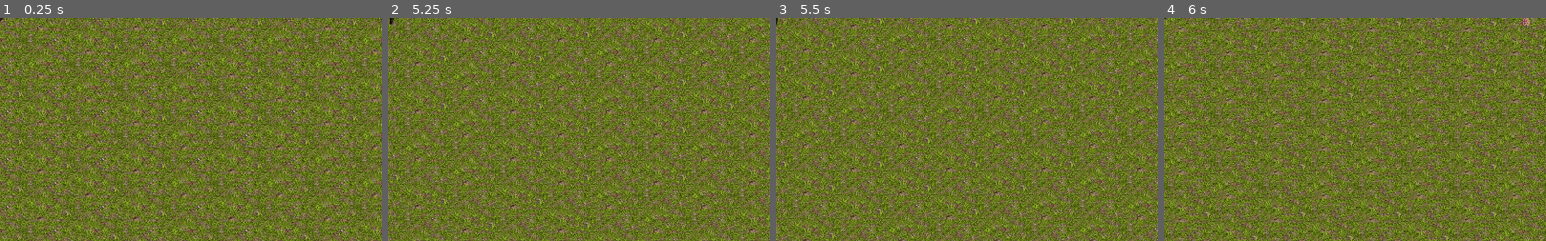
Above: before the commit, frames 1-4 (left to right).
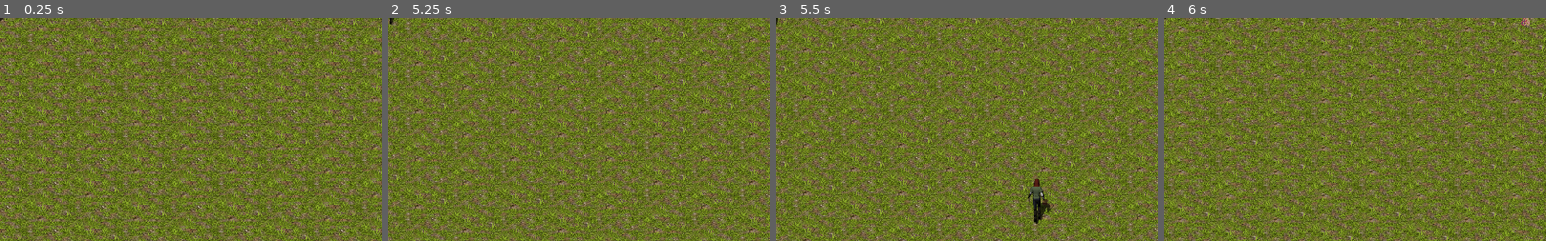
Above: after the commit, the same moments.

Repository: b-irsigler/komtur
Game: Godot game, scene res://WorldGenerator.tscn
Two runs of this game, one before a commit and one after it. Both use one fixed random seed, a clock stepped at 60 frames per second and the inputs below.
Inputs (mouse positions are % of the whole screen's width and height, from its top left):
- Up to frame 1 (0.25 s): no input
- Up to frame 2 (5.25 s): tap Enter at 0.5 s; move the mouse to (45, 70) at 0.52 s; hold Up (move_up) 0.53-2.03 s; tap - (decrease_animation_speed) at 0.6, 5.1 s; click (45, 70) at 0.77 s; move the mouse to (80, 65) at 1.27 s; tap [ (decrease_motion_speed) at 1.35 s; click (80, 65) at 1.52 s; move the mouse to (20, 35) at 2.02 s; hold Left (move_left) 2.03-3.53 s; tap = (increase_animation_speed) at 2.1 s; move the mouse to (55, 50) at 2.77 s; tap ] (increase_motion_speed) at 2.85 s; click (55, 50) at 3.02 s; move the mouse to (35, 25) at 3.52 s; hold Down (move_down) 3.53-4.28 s; hold N (new_world) 3.53-4.28 s; click (35, 25) at 3.77 s; move the mouse to (72, 45) at 4.27 s; hold Right (move_right) 4.28-5.03 s; tap R (run) at 4.35 s; click (72, 45) at 4.52 s; move the mouse to (30, 55) at 5.02 s; hold Up (move_up) from 5.03 s (still down)
- Up to frame 3 (5.5 s): keep holding Up (move_up)
- Up to frame 4 (6 s): move the mouse to (60, 28) at 5.77 s; release Up (move_up) at 5.78 s; hold Right (move_right) from 5.78 s (still down); tap [ (decrease_motion_speed) at 5.85 s
The pictures show only the part of the screen within x 50-100%, y 50-100%; the shares and areas given below are measured in that part.

Frames 1-2 are identical in both runs. In frame 3, 0.6% of the frame differs, in the area x 66-72%, y 72-93%; in frame 4, nothing differs.

Commit message:
tried fixing der gruene
Used files from PR, manually inserted into current main script

Diff:
--- a/game/WorldGenerator.gd
+++ b/game/WorldGenerator.gd
@@ -5,6 +5,7 @@
 onready var komtur = $Komtur
 onready var spinne = $Spinne
 onready var castle = $Castle
+onready var dergruene = $DerGruene
 
 export var width  = 200
 export var height  = 200
@@ -13,6 +14,7 @@
 var start_position_komtur = Vector2(width/2, height/2-5)
 var start_position_spinne = Vector2(width/2, height/2+10)
 var start_position_castle = Vector2(width/2-2, height/2-6)
+var start_position_dergruene = Vector2(rand_range(0,width), rand_range(0,height))
 
 
 var temperature = {}
@@ -70,6 +72,7 @@
 	komtur.position = tilemap.map_to_world(start_position_komtur)
 	spinne.position = tilemap.map_to_world(start_position_spinne)
 	castle.position = tilemap.map_to_world(start_position_castle)
+	dergruene.position = tilemap.map_to_world(start_position_dergruene)
 
 func set_tile(width, height):
 	for x in width:
--- a/game/WorldGenerator.tscn
+++ b/game/WorldGenerator.tscn
@@ -1,10 +1,11 @@
-[gd_scene load_steps=9 format=2]
+[gd_scene load_steps=10 format=2]
 
 [ext_resource path="res://WorldGenerator.gd" type="Script" id=1]
 [ext_resource path="res://resources/assets/floor/komtur_floortiles.tres" type="TileSet" id=2]
 [ext_resource path="res://scenes/tree_beech.tscn" type="PackedScene" id=3]
 [ext_resource path="res://scenes/christine.tscn" type="PackedScene" id=4]
 [ext_resource path="res://scenes/Komtur.tscn" type="PackedScene" id=5]
+[ext_resource path="res://scenes/DerGruene.tscn" type="PackedScene" id=6]
 [ext_resource path="res://scenes/Spinne.tscn" type="PackedScene" id=7]
 [ext_resource path="res://scenes/Castle.tscn" type="PackedScene" id=8]
 [ext_resource path="res://scenes/GUI.tscn" type="PackedScene" id=9]
@@ -39,6 +40,8 @@
 collision_layer = 5
 collision_mask = 5
 
+[node name="DerGruene" parent="." instance=ExtResource( 6 )]
+
 [connection signal="NewGame" from="GUI" to="." method="_on_GUI_NewGame"]
 [connection signal="NewGame" from="GUI" to="Christine" method="_on_GUI_NewGame"]
 [connection signal="BeechChopped" from="Christine" to="GUI" method="_on_Christine_BeechChopped"]
--- /dev/null
+++ b/game/scenes/DerGruene.gd
@@ -0,0 +1,40 @@
+extends KinematicBody2D
+
+const MOTION_SPEED = 160 # Pixels/second.
+const RUN_MULT = 10
+const max_return_counter = 10
+
+onready var world = get_parent()
+onready var animationPlayer = $AnimationPlayer
+onready var animationTree = $AnimationTree
+onready var timer = $Timer
+onready var animationState = animationTree.get("parameters/playback")
+
+var rng = RandomNumberGenerator.new()
+var current_state = State.IDLE
+var motion = Vector2(rng_direction(), rng_direction())
+
+func rng_direction():
+	return rng.randf() - .5
+enum State {IDLE, WALK, NEW_DIRECTION}
+
+func _physics_process(_delta):
+	match current_state:
+		State.IDLE:
+			animationState.travel("Idle")
+		State.WALK:
+			walk(motion)
+		State.NEW_DIRECTION:
+			motion = Vector2(rng_direction(), rng_direction())
+			current_state = State.WALK
+
+func walk(motion):
+	animationTree.set("parameters/Idle/blend_position", motion.normalized())
+	animationTree.set("parameters/Run/blend_position", motion.normalized())
+	animationState.travel("Run")
+	motion = motion.normalized() * MOTION_SPEED
+	move_and_slide(motion)
+
+func _on_Timer_timeout():
+	timer.wait_time = 1
+	current_state = rng.randi_range(0,State.size()-1)
--- /dev/null
+++ b/game/scenes/DerGruene.tscn
@@ -0,0 +1,605 @@
+[gd_scene load_steps=52 format=2]
+
+[ext_resource path="res://resources/assets/characters/derGruene.png" type="Texture" id=1]
+[ext_resource path="res://scenes/DerGruene.gd" type="Script" id=2]
+
+[sub_resource type="AnimationNodeAnimation" id=88]
+animation = "IdleLeft"
+
+[sub_resource type="AnimationNodeAnimation" id=28]
+animation = "IdleDown"
+
+[sub_resource type="AnimationNodeAnimation" id=29]
+animation = "IdleRight"
+
+[sub_resource type="AnimationNodeAnimation" id=30]
+animation = "IdleUp"
+
+[sub_resource type="AnimationNodeAnimation" id=31]
+animation = "IdleLeftDown"
+
+[sub_resource type="AnimationNodeAnimation" id=32]
+animation = "IdleRightDown"
+
+[sub_resource type="AnimationNodeAnimation" id=33]
+animation = "IdleLeftUp"
+
+[sub_resource type="AnimationNodeAnimation" id=34]
+animation = "IdleRightUp"
+
+[sub_resource type="AnimationNodeBlendSpace2D" id=15]
+blend_point_0/node = SubResource( 88 )
+blend_point_0/pos = Vector2( -0.5, 0 )
+blend_point_1/node = SubResource( 28 )
+blend_point_1/pos = Vector2( 0, 0.5 )
+blend_point_2/node = SubResource( 29 )
+blend_point_2/pos = Vector2( 0.5, 0 )
+blend_point_3/node = SubResource( 30 )
+blend_point_3/pos = Vector2( 0, -0.5 )
+blend_point_4/node = SubResource( 31 )
+blend_point_4/pos = Vector2( -1, 1 )
+blend_point_5/node = SubResource( 32 )
+blend_point_5/pos = Vector2( 1, 1 )
+blend_point_6/node = SubResource( 33 )
+blend_point_6/pos = Vector2( -1, -1 )
+blend_point_7/node = SubResource( 34 )
+blend_point_7/pos = Vector2( 1, -1 )
+blend_mode = 1
+
+[sub_resource type="AnimationNodeAnimation" id=35]
+animation = "RunLeft"
+
+[sub_resource type="AnimationNodeAnimation" id=36]
+animation = "RunDown"
+
+[sub_resource type="AnimationNodeAnimation" id=37]
+animation = "RunRight"
+
+[sub_resource type="AnimationNodeAnimation" id=38]
+animation = "RunUp"
+
+[sub_resource type="AnimationNodeAnimation" id=39]
+animation = "RunLeftDown"
+
+[sub_resource type="AnimationNodeAnimation" id=40]
+animation = "RunRightDown"
+
+[sub_resource type="AnimationNodeAnimation" id=41]
+animation = "RunRightUp"
+
+[sub_resource type="AnimationNodeAnimation" id=42]
+animation = "RunLeftUp"
+
+[sub_resource type="AnimationNodeBlendSpace2D" id=20]
+blend_point_0/node = SubResource( 35 )
+blend_point_0/pos = Vector2( -0.5, 0 )
+blend_point_1/node = SubResource( 36 )
+blend_point_1/pos = Vector2( 0, 0.4 )
+blend_point_2/node = SubResource( 37 )
+blend_point_2/pos = Vector2( 0.5, 0 )
+blend_point_3/node = SubResource( 38 )
+blend_point_3/pos = Vector2( 0, -0.4 )
+blend_point_4/node = SubResource( 39 )
+blend_point_4/pos = Vector2( -1, 0.9 )
+blend_point_5/node = SubResource( 40 )
+blend_point_5/pos = Vector2( 1, 0.9 )
+blend_point_6/node = SubResource( 41 )
+blend_point_6/pos = Vector2( 1, -0.9 )
+blend_point_7/node = SubResource( 42 )
+blend_point_7/pos = Vector2( -1, -0.9 )
+blend_mode = 1
+
+[sub_resource type="AnimationNodeBlendSpace2D" id=26]
+
+[sub_resource type="AnimationNodeStateMachineTransition" id=23]
+
+[sub_resource type="AnimationNodeStateMachineTransition" id=24]
+
+[sub_resource type="AnimationNodeStateMachine" id=43]
+states/Idle/node = SubResource( 15 )
+states/Idle/position = Vector2( 260, 85 )
+states/Run/node = SubResource( 20 )
+states/Run/position = Vector2( 466, 98 )
+states/stop/node = SubResource( 26 )
+states/stop/position = Vector2( 664.333, 98.1111 )
+transitions = [ "Idle", "Run", SubResource( 23 ), "Run", "Idle", SubResource( 24 ) ]
+start_node = "Idle"
+
+[sub_resource type="AnimationNodeStateMachinePlayback" id=44]
+
+[sub_resource type="Animation" id=45]
+resource_name = "ChopDown"
+length = 0.6
+loop = true
+tracks/0/type = "value"
+tracks/0/path = NodePath("Sprite:frame_coords")
+tracks/0/interp = 1
+tracks/0/loop_wrap = true
+tracks/0/imported = false
+tracks/0/enabled = true
+tracks/0/keys = {
+"times": PoolRealArray( 0, 0.1, 0.2, 0.3, 0.4, 0.5 ),
+"transitions": PoolRealArray( 1, 1, 1, 1, 1, 1 ),
+"update": 1,
+"values": [ Vector2( 12, 6 ), Vector2( 13, 6 ), Vector2( 14, 6 ), Vector2( 15, 6 ), Vector2( 16, 6 ), Vector2( 17, 6 ) ]
+}
+
+[sub_resource type="Animation" id=46]
+resource_name = "ChopLeft"
+length = 0.6
+loop = true
+tracks/0/type = "value"
+tracks/0/path = NodePath("Sprite:frame_coords")
+tracks/0/interp = 1
+tracks/0/loop_wrap = true
+tracks/0/imported = false
+tracks/0/enabled = true
+tracks/0/keys = {
+"times": PoolRealArray( 0, 0.1, 0.2, 0.3, 0.4, 0.5 ),
+"transitions": PoolRealArray( 1, 1, 1, 1, 1, 1 ),
+"update": 1,
+"values": [ Vector2( 12, 0 ), Vector2( 13, 0 ), Vector2( 14, 0 ), Vector2( 15, 0 ), Vector2( 16, 0 ), Vector2( 17, 0 ) ]
+}
+
+[sub_resource type="Animation" id=47]
+resource_name = "ChopLeftDown"
+length = 0.6
+loop = true
+tracks/0/type = "value"
+tracks/0/path = NodePath("Sprite:frame_coords")
+tracks/0/interp = 1
+tracks/0/loop_wrap = true
+tracks/0/imported = false
+tracks/0/enabled = true
+tracks/0/keys = {
+"times": PoolRealArray( 0, 0.1, 0.2, 0.3, 0.4, 0.5 ),
+"transitions": PoolRealArray( 1, 1, 1, 1, 1, 1 ),
+"update": 1,
+"values": [ Vector2( 12, 7 ), Vector2( 13, 7 ), Vector2( 14, 7 ), Vector2( 15, 7 ), Vector2( 16, 7 ), Vector2( 17, 7 ) ]
+}
+
+[sub_resource type="Animation" id=48]
+resource_name = "ChopLeftUp"
+length = 0.6
+loop = true
+tracks/0/type = "value"
+tracks/0/path = NodePath("Sprite:frame_coords")
+tracks/0/interp = 1
+tracks/0/loop_wrap = true
+tracks/0/imported = false
+tracks/0/enabled = true
+tracks/0/keys = {
+"times": PoolRealArray( 0, 0.1, 0.2, 0.3, 0.4, 0.5 ),
+"transitions": PoolRealArray( 1, 1, 1, 1, 1, 1 ),
+"update": 1,
+"values": [ Vector2( 13, 1 ), Vector2( 14, 1 ), Vector2( 15, 1 ), Vector2( 16, 1 ), Vector2( 17, 1 ), Vector2( 18, 1 ) ]
+}
+
+[sub_resource type="Animation" id=49]
+resource_name = "ChopRight"
+length = 0.6
+loop = true
+tracks/0/type = "value"
+tracks/0/path = NodePath("Sprite:frame_coords")
+tracks/0/interp = 1
+tracks/0/loop_wrap = true
+tracks/0/imported = false
+tracks/0/enabled = true
+tracks/0/keys = {
+"times": PoolRealArray( 0, 0.1, 0.2, 0.3, 0.4, 0.5 ),
+"transitions": PoolRealArray( 1, 1, 1, 1, 1, 1 ),
+"update": 1,
+"values": [ Vector2( 13, 4 ), Vector2( 14, 4 ), Vector2( 15, 4 ), Vector2( 16, 4 ), Vector2( 17, 4 ), Vector2( 18, 4 ) ]
+}
+
+[sub_resource type="Animation" id=50]
+resource_name = "ChopRightDown"
+length = 0.6
+loop = true
+tracks/0/type = "value"
+tracks/0/path = NodePath("Sprite:frame_coords")
+tracks/0/interp = 1
+tracks/0/loop_wrap = true
+tracks/0/imported = false
+tracks/0/enabled = true
+tracks/0/keys = {
+"times": PoolRealArray( 0, 0.1, 0.2, 0.3, 0.4, 0.5 ),
+"transitions": PoolRealArray( 1, 1, 1, 1, 1, 1 ),
+"update": 1,
+"values": [ Vector2( 12, 5 ), Vector2( 13, 5 ), Vector2( 14, 5 ), Vector2( 15, 5 ), Vector2( 16, 5 ), Vector2( 17, 5 ) ]
+}
+
+[sub_resource type="Animation" id=51]
+resource_name = "ChopRightUp"
+length = 0.6
+loop = true
+tracks/0/type = "value"
+tracks/0/path = NodePath("Sprite:frame_coords")
+tracks/0/interp = 1
+tracks/0/loop_wrap = true
+tracks/0/imported = false
+tracks/0/enabled = true
+tracks/0/keys = {
+"times": PoolRealArray( 0, 0.1, 0.2, 0.3, 0.4, 0.5 ),
+"transitions": PoolRealArray( 1, 1, 1, 1, 1, 1 ),
+"update": 1,
+"values": [ Vector2( 13, 3 ), Vector2( 14, 3 ), Vector2( 15, 3 ), Vector2( 16, 3 ), Vector2( 17, 3 ), Vector2( 18, 3 ) ]
+}
+
+[sub_resource type="Animation" id=52]
+resource_name = "ChopUp"
+length = 0.6
+loop = true
+tracks/0/type = "value"
+tracks/0/path = NodePath("Sprite:frame_coords")
+tracks/0/interp = 1
+tracks/0/loop_wrap = true
+tracks/0/imported = false
+tracks/0/enabled = true
+tracks/0/keys = {
+"times": PoolRealArray( 0, 0.1, 0.2, 0.3, 0.4, 0.5 ),
+"transitions": PoolRealArray( 1, 1, 1, 1, 1, 1 ),
+"update": 1,
+"values": [ Vector2( 13, 2 ), Vector2( 14, 2 ), Vector2( 15, 2 ), Vector2( 16, 2 ), Vector2( 17, 2 ), Vector2( 18, 2 ) ]
+}
+
+[sub_resource type="Animation" id=53]
+resource_name = "IdleDown"
+length = 0.6
+loop = true
+tracks/0/type = "value"
+tracks/0/path = NodePath("Sprite:frame_coords")
+tracks/0/interp = 1
+tracks/0/loop_wrap = true
+tracks/0/imported = false
+tracks/0/enabled = true
+tracks/0/keys = {
+"times": PoolRealArray( 0, 0.1, 0.2, 0.3, 0.4, 0.5 ),
+"transitions": PoolRealArray( 1, 1, 1, 1, 1, 1 ),
+"update": 1,
+"values": [ Vector2( 0, 6 ), Vector2( 1, 6 ), Vector2( 2, 6 ), Vector2( 3, 6 ), Vector2( 2, 6 ), Vector2( 1, 6 ) ]
+}
+
+[sub_resource type="Animation" id=54]
+resource_name = "IdleLeft"
+length = 0.6
+loop = true
+tracks/0/type = "value"
+tracks/0/path = NodePath("Sprite:frame_coords")
+tracks/0/interp = 1
+tracks/0/loop_wrap = true
+tracks/0/imported = false
+tracks/0/enabled = true
+tracks/0/keys = {
+"times": PoolRealArray( 0, 0.1, 0.2, 0.3, 0.4, 0.5 ),
+"transitions": PoolRealArray( 1, 1, 1, 1, 1, 1 ),
+"update": 1,
+"values": [ Vector2( 0, 0 ), Vector2( 1, 0 ), Vector2( 2, 0 ), Vector2( 3, 0 ), Vector2( 2, 0 ), Vector2( 1, 0 ) ]
+}
+
+[sub_resource type="Animation" id=55]
+resource_name = "IdleLeftDown"
+length = 0.6
+loop = true
+step = 0.2
+tracks/0/type = "value"
+tracks/0/path = NodePath("Sprite:frame_coords")
+tracks/0/interp = 1
+tracks/0/loop_wrap = true
+tracks/0/imported = false
+tracks/0/enabled = true
+tracks/0/keys = {
+"times": PoolRealArray( 0, 0.1, 0.2, 0.3, 0.4, 0.5 ),
+"transitions": PoolRealArray( 1, 1, 1, 1, 1, 1 ),
+"update": 1,
+"values": [ Vector2( 0, 7 ), Vector2( 1, 7 ), Vector2( 2, 7 ), Vector2( 3, 7 ), Vector2( 2, 7 ), Vector2( 1, 7 ) ]
+}
+
+[sub_resource type="Animation" id=56]
+resource_name = "IdleLeftUp"
+length = 0.6
+loop = true
+tracks/0/type = "value"
+tracks/0/path = NodePath("Sprite:frame_coords")
+tracks/0/interp = 1
+tracks/0/loop_wrap = true
+tracks/0/imported = false
+tracks/0/enabled = true
+tracks/0/keys = {
+"times": PoolRealArray( 0, 0.1, 0.2, 0.3, 0.4, 0.5 ),
+"transitions": PoolRealArray( 1, 1, 1, 1, 1, 1 ),
+"update": 1,
+"values": [ Vector2( 0, 1 ), Vector2( 1, 1 ), Vector2( 2, 1 ), Vector2( 3, 1 ), Vector2( 2, 1 ), Vector2( 1, 1 ) ]
+}
+
+[sub_resource type="Animation" id=57]
+resource_name = "IdleRight"
+length = 0.6
+loop = true
+tracks/0/type = "value"
+tracks/0/path = NodePath("Sprite:frame_coords")
+tracks/0/interp = 1
+tracks/0/loop_wrap = true
+tracks/0/imported = false
+tracks/0/enabled = true
+tracks/0/keys = {
+"times": PoolRealArray( 0, 0.1, 0.2, 0.3, 0.4, 0.5 ),
+"transitions": PoolRealArray( 1, 1, 1, 1, 1, 1 ),
+"update": 1,
+"values": [ Vector2( 0, 4 ), Vector2( 1, 4 ), Vector2( 2, 4 ), Vector2( 3, 4 ), Vector2( 2, 4 ), Vector2( 1, 4 ) ]
+}
+
+[sub_resource type="Animation" id=58]
+resource_name = "IdleRightDown"
+length = 0.6
+loop = true
+tracks/0/type = "value"
+tracks/0/path = NodePath("Sprite:frame_coords")
+tracks/0/interp = 1
+tracks/0/loop_wrap = true
+tracks/0/imported = false
+tracks/0/enabled = true
+tracks/0/keys = {
+"times": PoolRealArray( 0, 0.1, 0.2, 0.3, 0.4, 0.5 ),
+"transitions": PoolRealArray( 1, 1, 1, 1, 1, 1 ),
+"update": 1,
+"values": [ Vector2( 0, 5 ), Vector2( 1, 5 ), Vector2( 2, 5 ), Vector2( 3, 5 ), Vector2( 2, 5 ), Vector2( 1, 5 ) ]
+}
+
+[sub_resource type="Animation" id=59]
+resource_name = "IdleRightUp"
+length = 0.6
+loop = true
+tracks/0/type = "value"
+tracks/0/path = NodePath("Sprite:frame_coords")
+tracks/0/interp = 1
+tracks/0/loop_wrap = true
+tracks/0/imported = false
+tracks/0/enabled = true
+tracks/0/keys = {
+"times": PoolRealArray( 0, 0.1, 0.2, 0.3, 0.4, 0.5 ),
+"transitions": PoolRealArray( 1, 1, 1, 1, 1, 1 ),
+"update": 1,
+"values": [ Vector2( 0, 3 ), Vector2( 1, 3 ), Vector2( 2, 3 ), Vector2( 3, 3 ), Vector2( 2, 3 ), Vector2( 1, 3 ) ]
+}
+
+[sub_resource type="Animation" id=60]
+resource_name = "IdleUp"
+length = 0.6
+loop = true
+tracks/0/type = "value"
+tracks/0/path = NodePath("Sprite:frame_coords")
+tracks/0/interp = 1
+tracks/0/loop_wrap = true
+tracks/0/imported = false
+tracks/0/enabled = true
+tracks/0/keys = {
+"times": PoolRealArray( 0, 0.1, 0.2, 0.3, 0.4, 0.5 ),
+"transitions": PoolRealArray( 1, 1, 1, 1, 1, 1 ),
+"update": 1,
+"values": [ Vector2( 0, 2 ), Vector2( 1, 2 ), Vector2( 2, 2 ), Vector2( 3, 2 ), Vector2( 2, 2 ), Vector2( 1, 2 ) ]
+}
+
+[sub_resource type="Animation" id=61]
+length = 0.001
+tracks/0/type = "value"
+tracks/0/path = NodePath("Sprite:frame")
+tracks/0/interp = 1
+tracks/0/loop_wrap = true
+tracks/0/imported = false
+tracks/0/enabled = true
+tracks/0/keys = {
+"times": PoolRealArray( 0 ),
+"transitions": PoolRealArray( 1 ),
+"update": 0,
+"values": [ 1 ]
+}
+tracks/1/type = "value"
+tracks/1/path = NodePath("Sprite:frame_coords")
+tracks/1/interp = 1
+tracks/1/loop_wrap = true
+tracks/1/imported = false
+tracks/1/enabled = true
+tracks/1/keys = {
+"times": PoolRealArray( 0 ),
+"transitions": PoolRealArray( 1 ),
+"update": 0,
+"values": [ Vector2( 5, 1 ) ]
+}
+
+[sub_resource type="Animation" id=62]
+resource_name = "RunDown"
+length = 0.8
+loop = true
+tracks/0/type = "value"
+tracks/0/path = NodePath("Sprite:frame_coords")
+tracks/0/interp = 1
+tracks/0/loop_wrap = true
+tracks/0/imported = false
+tracks/0/enabled = true
+tracks/0/keys = {
+"times": PoolRealArray( 0, 0.1, 0.2, 0.3, 0.4, 0.5, 0.6, 0.7 ),
+"transitions": PoolRealArray( 1, 1, 1, 1, 1, 1, 1, 1 ),
+"update": 1,
+"values": [ Vector2( 4, 6 ), Vector2( 5, 6 ), Vector2( 6, 6 ), Vector2( 7, 6 ), Vector2( 8, 6 ), Vector2( 9, 6 ), Vector2( 10, 6 ), Vector2( 11, 6 ) ]
+}
+
+[sub_resource type="Animation" id=63]
+resource_name = "RunLeft"
+length = 0.8
+loop = true
+tracks/0/type = "value"
+tracks/0/path = NodePath("Sprite:frame_coords")
+tracks/0/interp = 1
+tracks/0/loop_wrap = true
+tracks/0/imported = false
+tracks/0/enabled = true
+tracks/0/keys = {
+"times": PoolRealArray( 0, 0.1, 0.2, 0.3, 0.4, 0.5, 0.6, 0.7 ),
+"transitions": PoolRealArray( 1, 1, 1, 1, 1, 1, 1, 1 ),
+"update": 1,
+"values": [ Vector2( 4, 0 ), Vector2( 5, 0 ), Vector2( 6, 0 ), Vector2( 7, 0 ), Vector2( 8, 0 ), Vector2( 9, 0 ), Vector2( 10, 0 ), Vector2( 11, 0 ) ]
+}
+
+[sub_resource type="Animation" id=64]
+resource_name = "RunLeftDown"
+length = 0.8
+loop = true
+tracks/0/type = "value"
+tracks/0/path = NodePath("Sprite:frame_coords")
+tracks/0/interp = 1
+tracks/0/loop_wrap = true
+tracks/0/imported = false
+tracks/0/enabled = true
+tracks/0/keys = {
+"times": PoolRealArray( 0, 0.1, 0.2, 0.3, 0.4, 0.5, 0.6, 0.7 ),
+"transitions": PoolRealArray( 1, 1, 1, 1, 1, 1, 1, 1 ),
+"update": 1,
+"values": [ Vector2( 4, 7 ), Vector2( 5, 7 ), Vector2( 6, 7 ), Vector2( 7, 7 ), Vector2( 8, 7 ), Vector2( 9, 7 ), Vector2( 10, 7 ), Vector2( 11, 7 ) ]
+}
+
+[sub_resource type="Animation" id=65]
+resource_name = "RunLeftUp"
+length = 0.8
+loop = true
+tracks/0/type = "value"
+tracks/0/path = NodePath("Sprite:frame_coords")
+tracks/0/interp = 1
+tracks/0/loop_wrap = true
+tracks/0/imported = false
+tracks/0/enabled = true
+tracks/0/keys = {
+"times": PoolRealArray( 0, 0.1, 0.2, 0.3, 0.4, 0.5, 0.6, 0.7 ),
+"transitions": PoolRealArray( 1, 1, 1, 1, 1, 1, 1, 1 ),
+"update": 1,
+"values": [ Vector2( 4, 1 ), Vector2( 5, 1 ), Vector2( 6, 1 ), Vector2( 7, 1 ), Vector2( 8, 1 ), Vector2( 9, 1 ), Vector2( 10, 1 ), Vector2( 11, 1 ) ]
+}
+
+[sub_resource type="Animation" id=66]
+resource_name = "RunRight"
+length = 0.8
+loop = true
+tracks/0/type = "value"
+tracks/0/path = NodePath("Sprite:frame_coords")
+tracks/0/interp = 1
+tracks/0/loop_wrap = true
+tracks/0/imported = false
+tracks/0/enabled = true
+tracks/0/keys = {
+"times": PoolRealArray( 0, 0.1, 0.2, 0.3, 0.4, 0.5, 0.6, 0.7 ),
+"transitions": PoolRealArray( 1, 1, 1, 1, 1, 1, 1, 1 ),
+"update": 1,
+"values": [ Vector2( 4, 4 ), Vector2( 5, 4 ), Vector2( 6, 4 ), Vector2( 7, 4 ), Vector2( 8, 4 ), Vector2( 9, 4 ), Vector2( 10, 4 ), Vector2( 11, 4 ) ]
+}
+
+[sub_resource type="Animation" id=67]
+resource_name = "RunRightDown"
+length = 0.8
+loop = true
+tracks/0/type = "value"
+tracks/0/path = NodePath("Sprite:frame_coords")
+tracks/0/interp = 1
+tracks/0/loop_wrap = true
+tracks/0/imported = false
+tracks/0/enabled = true
+tracks/0/keys = {
+"times": PoolRealArray( 0, 0.1, 0.2, 0.3, 0.4, 0.5, 0.6, 0.7 ),
+"transitions": PoolRealArray( 1, 1, 1, 1, 1, 1, 1, 1 ),
+"update": 1,
+"values": [ Vector2( 4, 5 ), Vector2( 5, 5 ), Vector2( 6, 5 ), Vector2( 7, 5 ), Vector2( 8, 5 ), Vector2( 9, 5 ), Vector2( 10, 5 ), Vector2( 11, 5 ) ]
+}
+
+[sub_resource type="Animation" id=68]
+resource_name = "RunRightUp"
+length = 0.8
+loop = true
+tracks/0/type = "value"
+tracks/0/path = NodePath("Sprite:frame_coords")
+tracks/0/interp = 1
+tracks/0/loop_wrap = true
+tracks/0/imported = false
+tracks/0/enabled = true
+tracks/0/keys = {
+"times": PoolRealArray( 0, 0.1, 0.2, 0.3, 0.4, 0.5, 0.6, 0.7 ),
+"transitions": PoolRealArray( 1, 1, 1, 1, 1, 1, 1, 1 ),
+"update": 1,
+"values": [ Vector2( 4, 3 ), Vector2( 5, 3 ), Vector2( 6, 3 ), Vector2( 7, 3 ), Vector2( 8, 3 ), Vector2( 9, 3 ), Vector2( 10, 3 ), Vector2( 11, 3 ) ]
+}
+
+[sub_resource type="Animation" id=69]
+resource_name = "RunUp"
+length = 0.8
+loop = true
+tracks/0/type = "value"
+tracks/0/path = NodePath("Sprite:frame_coords")
+tracks/0/interp = 1
+tracks/0/loop_wrap = true
+tracks/0/imported = false
+tracks/0/enabled = true
+tracks/0/keys = {
+"times": PoolRealArray( 0, 0.1, 0.2, 0.3, 0.4, 0.5, 0.6, 0.7 ),
+"transitions": PoolRealArray( 1, 1, 1, 1, 1, 1, 1, 1 ),
+"update": 1,
+"values": [ Vector2( 4, 2 ), Vector2( 5, 2 ), Vector2( 6, 2 ), Vector2( 7, 2 ), Vector2( 8, 2 ), Vector2( 9, 2 ), Vector2( 10, 2 ), Vector2( 11, 2 ) ]
+}
+
+[sub_resource type="CircleShape2D" id=70]
+radius = 13.1529
+
+[node name="DerGruene" type="KinematicBody2D"]
+script = ExtResource( 2 )
+__meta__ = {
+"_edit_group_": true
+}
+
+[node name="Sprite" type="Sprite" parent="."]
+position = Vector2( 0, -28 )
+texture = ExtResource( 1 )
+hframes = 32
+vframes = 8
+frame = 37
+
+[node name="AnimationTree" type="AnimationTree" parent="."]
+tree_root = SubResource( 43 )
+anim_player = NodePath("../AnimationPlayer")
+active = true
+parameters/playback = SubResource( 44 )
+parameters/Idle/blend_position = Vector2( -0.0168067, 0.586207 )
+parameters/Run/blend_position = Vector2( -0.00172412, 0.0722544 )
+parameters/stop/blend_position = Vector2( 0, 0 )
+
+[node name="Timer" type="Timer" parent="."]
+autostart = true
+
+[node name="AnimationPlayer" type="AnimationPlayer" parent="."]
+playback_speed = 0.5
+anims/ChopDown = SubResource( 45 )
+anims/ChopLeft = SubResource( 46 )
+anims/ChopLeftDown = SubResource( 47 )
+anims/ChopLeftUp = SubResource( 48 )
+anims/ChopRight = SubResource( 49 )
+anims/ChopRightDown = SubResource( 50 )
+anims/ChopRightUp = SubResource( 51 )
+anims/ChopUp = SubResource( 52 )
+anims/IdleDown = SubResource( 53 )
+anims/IdleLeft = SubResource( 54 )
+anims/IdleLeftDown = SubResource( 55 )
+anims/IdleLeftUp = SubResource( 56 )
+anims/IdleRight = SubResource( 57 )
+anims/IdleRightDown = SubResource( 58 )
+anims/IdleRightUp = SubResource( 59 )
+anims/IdleUp = SubResource( 60 )
+anims/RESET = SubResource( 61 )
+anims/RunDown = SubResource( 62 )
+anims/RunLeft = SubResource( 63 )
+anims/RunLeftDown = SubResource( 64 )
+anims/RunLeftUp = SubResource( 65 )
+anims/RunRight = SubResource( 66 )
+anims/RunRightDown = SubResource( 67 )
+anims/RunRightUp = SubResource( 68 )
+anims/RunUp = SubResource( 69 )
+
+[node name="CollisionShape2D" type="CollisionShape2D" parent="."]
+shape = SubResource( 70 )
+
+[connection signal="timeout" from="Timer" to="." method="_on_Timer_timeout"]
Binary file removed: game/resources/assets/characters/Der_Gruene.png
Binary file added: game/resources/assets/characters/derGruene.png
Not shown, changed: game/resources/assets/characters/derGruene.png.import
